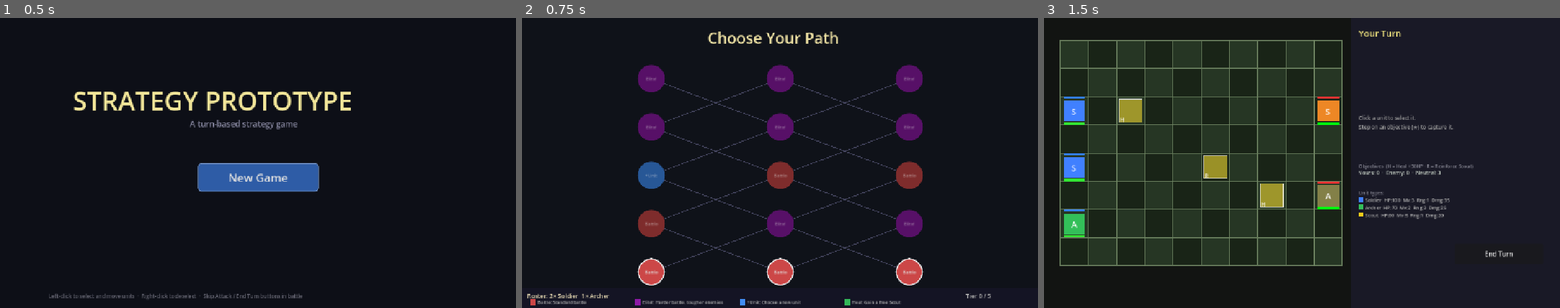
Above: before the commit, frames 1-3 (left to right).
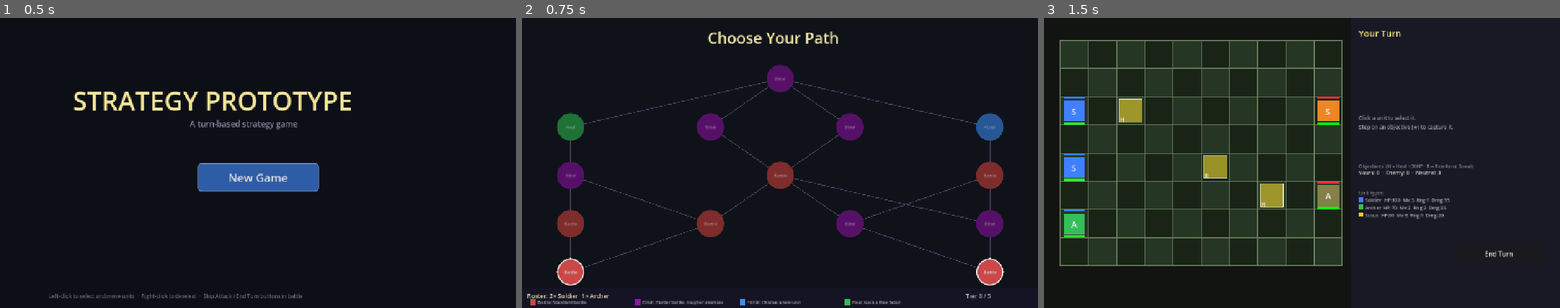
Above: after the commit, the same moments.

Repository: kabuumu/strategy-prototype
Game: Godot game, scene res://src/title/title.tscn
Same seed, same stepped clock (60 frames per second), same inputs: the game is played once before the commit and once after it.
Inputs:
- Up to frame 1 (0.5 s): no input
- Up to frame 2 (0.75 s): click "New Game" at 0.5 s
- Up to frame 3 (1.5 s): click "Battle" at 1.25 s

Frame 1 is identical in both runs. In frame 2, 12% of the frame differs, in the area x 6-94%, y 16-93%; in frame 3, nothing differs.

Commit message:
Add Star Fox-style variable-width map with explicit path connections
- Remove fixed NODES_PER_TIER; tier widths now generated per run:
  tier 0 = 2-3 nodes, tiers 1-3 = 2-5 nodes, tier 4 = always 1 (boss)
- Each node stores an explicit 'connections' array of reachable indices
  in the next tier, generated by proportional mapping + random extras
- Fallback pass ensures every node in the next tier has an incoming edge
- get_reachable_indices() now returns only the current node's connections,
  so choosing one branch genuinely locks out others
- level_select: replace fixed NODE_X array with _node_x() helper that
  spaces nodes evenly across 1280px regardless of tier width
- Connection lines now drawn from stored connections only

Co-authored-by: Copilot <223556219+Copilot@users.noreply.github.com>

Diff:
--- a/src/game_manager.gd
+++ b/src/game_manager.gd
@@ -34,7 +34,8 @@
 # Map constants
 # ---------------------------------------------------------------------------
 const MAP_TIERS: int = 5
-const NODES_PER_TIER: int = 3
+# Tier sizes are generated per-run (see _generate_map).
+# Last tier is always 1 node (boss); others vary from 2–5.
 
 # ---------------------------------------------------------------------------
 # Persistent game state
@@ -67,16 +68,74 @@
 	map_data.clear()
 	var rng := RandomNumberGenerator.new()
 	rng.randomize()
+
+	# Build tier sizes: first tier 2–3, middle tiers 2–5, final tier always 1
+	var sizes: Array = []
+	sizes.append(rng.randi_range(2, 3))
+	for _t in range(MAP_TIERS - 2):
+		sizes.append(rng.randi_range(2, 5))
+	sizes.append(1)
+
+	# Create nodes (connections filled in next pass)
 	for tier in range(MAP_TIERS):
 		var nodes: Array = []
-		for i in range(NODES_PER_TIER):
+		for i in range(sizes[tier]):
 			nodes.append({
 				"type": _pick_node_type(tier, rng),
 				"tier": tier,
 				"index": i,
-				"visited": false
+				"visited": false,
+				"connections": []
 			})
 		map_data.append(nodes)
+
+	# Wire up connections between every adjacent tier pair
+	for tier in range(MAP_TIERS - 1):
+		_generate_connections(tier, rng)
+
+func _generate_connections(tier: int, rng: RandomNumberGenerator) -> void:
+	var from_count: int = map_data[tier].size()
+	var to_count:   int = map_data[tier + 1].size()
+
+	# Each source node connects to its proportionally-mapped target(s)
+	for i in range(from_count):
+		var t: float = 0.0 if from_count == 1 else float(i) / float(from_count - 1)
+		var target_f: float = t * float(to_count - 1)
+		var lo: int = clamp(int(floor(target_f)), 0, to_count - 1)
+		var hi: int = clamp(int(ceil(target_f)),  0, to_count - 1)
+
+		var conns: Array = [lo]
+		if hi != lo:
+			conns.append(hi)
+
+		# Randomly add one extra adjacent connection for branching variety
+		if to_count > 2 and rng.randi() % 3 == 0:
+			var extra: int = clamp(lo + rng.randi_range(-1, 1), 0, to_count - 1)
+			if extra not in conns:
+				conns.append(extra)
+
+		map_data[tier][i]["connections"] = conns
+
+	# Guarantee every target node has at least one incoming connection
+	for j in range(to_count):
+		var found := false
+		for i in range(from_count):
+			if j in map_data[tier][i]["connections"]:
+				found = true
+				break
+		if not found:
+			# Attach to the source node whose proportional position is closest
+			var best_i := 0
+			var best_d := 999.0
+			for i in range(from_count):
+				var t: float = 0.0 if from_count == 1 else float(i) / float(from_count - 1)
+				var d: float = abs(t * float(to_count - 1) - float(j))
+				if d < best_d:
+					best_d = d
+					best_i = i
+			var c: Array = map_data[tier][best_i]["connections"]
+			c.append(j)
+			map_data[tier][best_i]["connections"] = c
 
 func _pick_node_type(tier: int, rng: RandomNumberGenerator) -> String:
 	if tier == MAP_TIERS - 1:
@@ -99,14 +158,14 @@
 func get_reachable_indices() -> Array:
 	if current_tier >= MAP_TIERS:
 		return []
+	# Before any node is visited, all nodes in tier 0 are available
 	if last_chosen_index == -1:
-		return [0, 1, 2]
-	var reach: Array = [last_chosen_index]
-	if last_chosen_index > 0:
-		reach.append(last_chosen_index - 1)
-	if last_chosen_index < NODES_PER_TIER - 1:
-		reach.append(last_chosen_index + 1)
-	return reach
+		var result: Array = []
+		for i in range(map_data[0].size()):
+			result.append(i)
+		return result
+	# Otherwise, return only the connections from the last visited node
+	return map_data[current_tier - 1][last_chosen_index]["connections"]
 
 func visit_node(tier: int, index: int) -> void:
 	map_data[tier][index]["visited"] = true
--- a/src/level_select/level_select.gd
+++ b/src/level_select/level_select.gd
@@ -3,7 +3,6 @@
 # ---------------------------------------------------------------------------
 # Layout constants
 # ---------------------------------------------------------------------------
-const NODE_X: Array[float] = [320.0, 640.0, 960.0]
 const TIER_Y: Array[float] = [630.0, 510.0, 390.0, 270.0, 150.0]
 const NODE_R: float = 34.0
 
@@ -43,17 +42,14 @@
 	draw_rect(Rect2(0.0, 0.0, 1280.0, 720.0), Color(0.06, 0.07, 0.10))
 	# HUD bar
 	draw_rect(Rect2(0.0, 670.0, 1280.0, 50.0), Color(0.08, 0.08, 0.14))
-	# Connection lines between tiers
+	# Connection lines — drawn from stored connections so locked-out paths aren't shown
 	for tier in range(GameManager.MAP_TIERS - 1):
-		for i in range(GameManager.NODES_PER_TIER):
-			var from := Vector2(NODE_X[i], TIER_Y[tier])
-			var targets: Array = [i]
-			if i > 0:
-				targets.append(i - 1)
-			if i < GameManager.NODES_PER_TIER - 1:
-				targets.append(i + 1)
-			for j in targets:
-				var to := Vector2(NODE_X[j], TIER_Y[tier + 1])
+		var from_count: int = GameManager.map_data[tier].size()
+		var to_count:   int = GameManager.map_data[tier + 1].size()
+		for i in range(from_count):
+			var from := Vector2(_node_x(i, from_count), TIER_Y[tier])
+			for j in GameManager.map_data[tier][i]["connections"]:
+				var to := Vector2(_node_x(j, to_count), TIER_Y[tier + 1])
 				draw_line(from, to, Color(0.35, 0.35, 0.48, 0.65), 2.0)
 
 # ---------------------------------------------------------------------------
@@ -86,13 +82,20 @@
 
 	# Node buttons
 	for tier in range(GameManager.MAP_TIERS):
-		for i in range(GameManager.NODES_PER_TIER):
+		for i in range(GameManager.map_data[tier].size()):
 			_add_node_button(tier, i)
+
+func _node_x(index: int, count: int) -> float:
+	if count == 1:
+		return 640.0
+	var margin := 120.0
+	return margin + float(index) * (1280.0 - margin * 2.0) / float(count - 1)
 
 func _add_node_button(tier: int, index: int) -> void:
 	var node_data: Dictionary = GameManager.map_data[tier][index]
 	var base_color: Color = TYPE_COLORS.get(node_data["type"], Color.GRAY)
-	var pos := Vector2(NODE_X[index], TIER_Y[tier])
+	var count: int = GameManager.map_data[tier].size()
+	var pos := Vector2(_node_x(index, count), TIER_Y[tier])
 
 	var btn := Button.new()
 	btn.size = Vector2(NODE_R * 2.0, NODE_R * 2.0)
